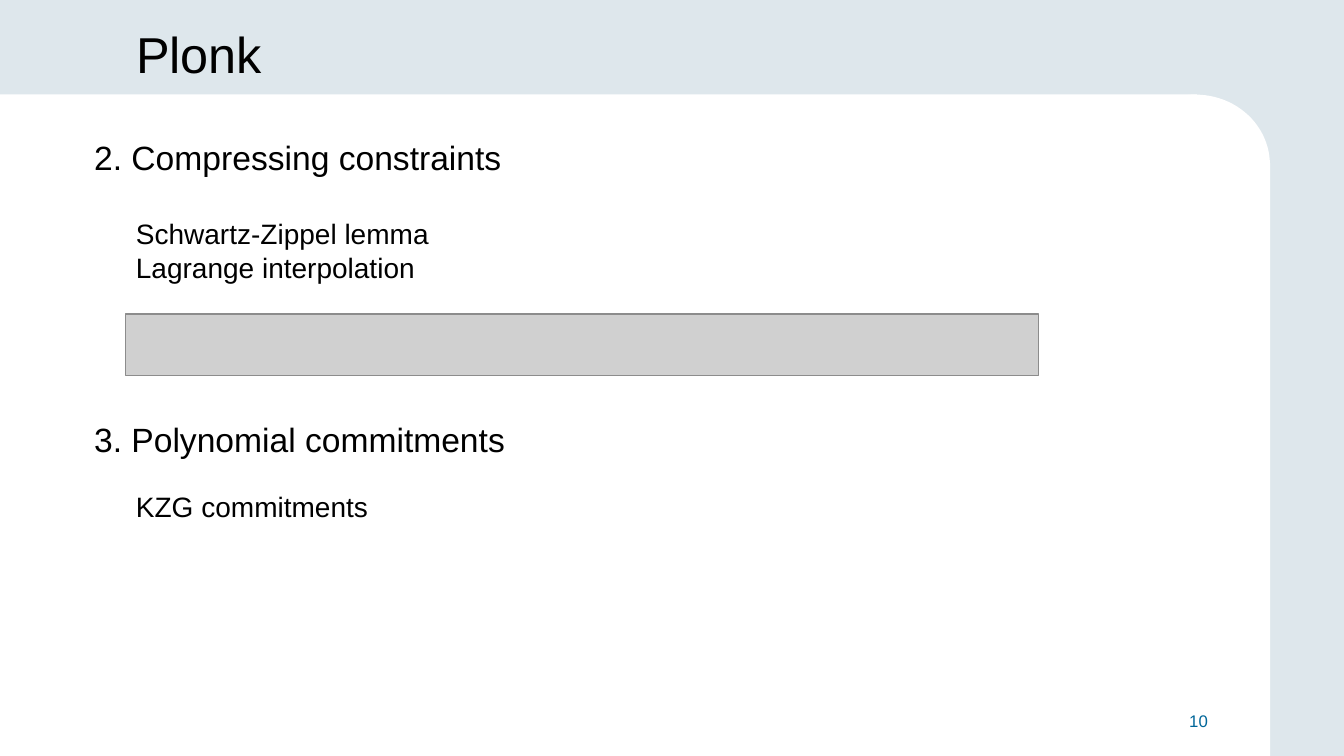
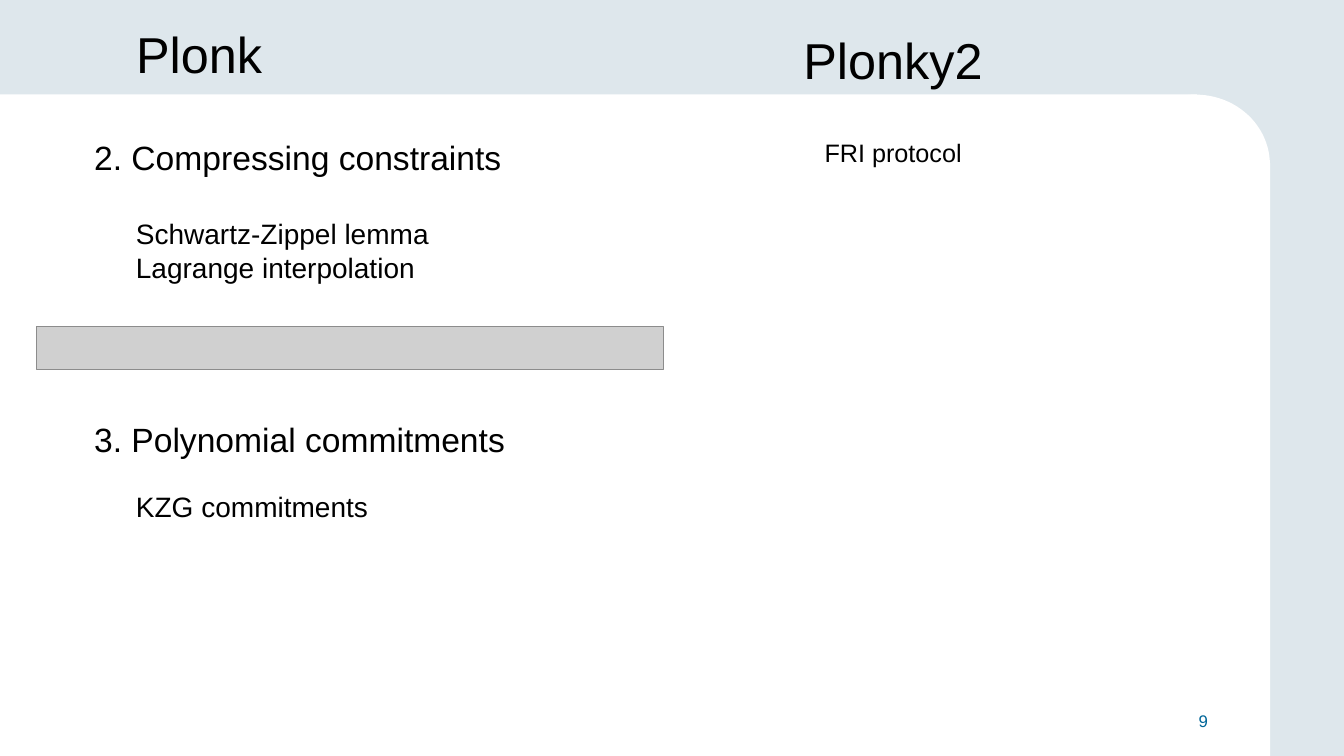
Before and after one commit to alexmllo/zk-hashes, a slide deck: slide 9 of thesis/slides.pptx (slide 10 before the commit). Drawn at 1344x756 pixels with LibreOffice and Linux fonts; fonts in the diff are those of the drawing; grey boxes stand for pictures; background and template pictures are left out. Boxes give left, top, right and bottom in pixels: in the first picture for what was removed or moved away, otherwise in the second. Text is boxed around its words. In the diff, an @@ line names an element or a change of style, - is before the commit and + after.

```diff
--- a/thesis/slides.pptx
+++ b/thesis/slides.pptx
@@ text added at [803, 42, 982, 88], 36 pt, text #000000 @@
+Plonky2
@@ text added at [825, 143, 962, 167], 18 pt, text #000000 @@
+FRI protocol
@@ picture: place and size @@
-picture at [126, 315, 1038, 376]
+picture at [36, 327, 663, 369]
@@ page number at [1199, 715, 1208, 727]: text changed @@
-10
+9
```
Also in this commit, not shown: 11 other slides changed, 3 slides added, 4 slides removed.
